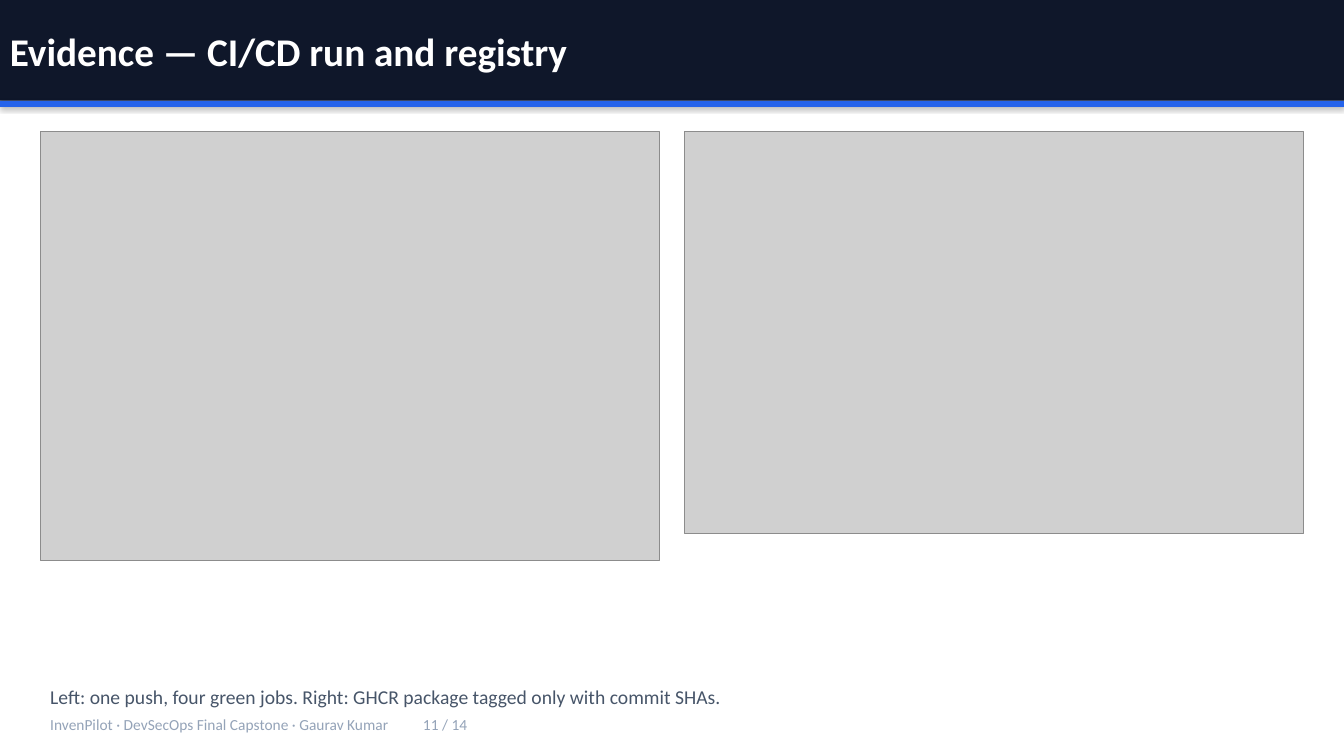
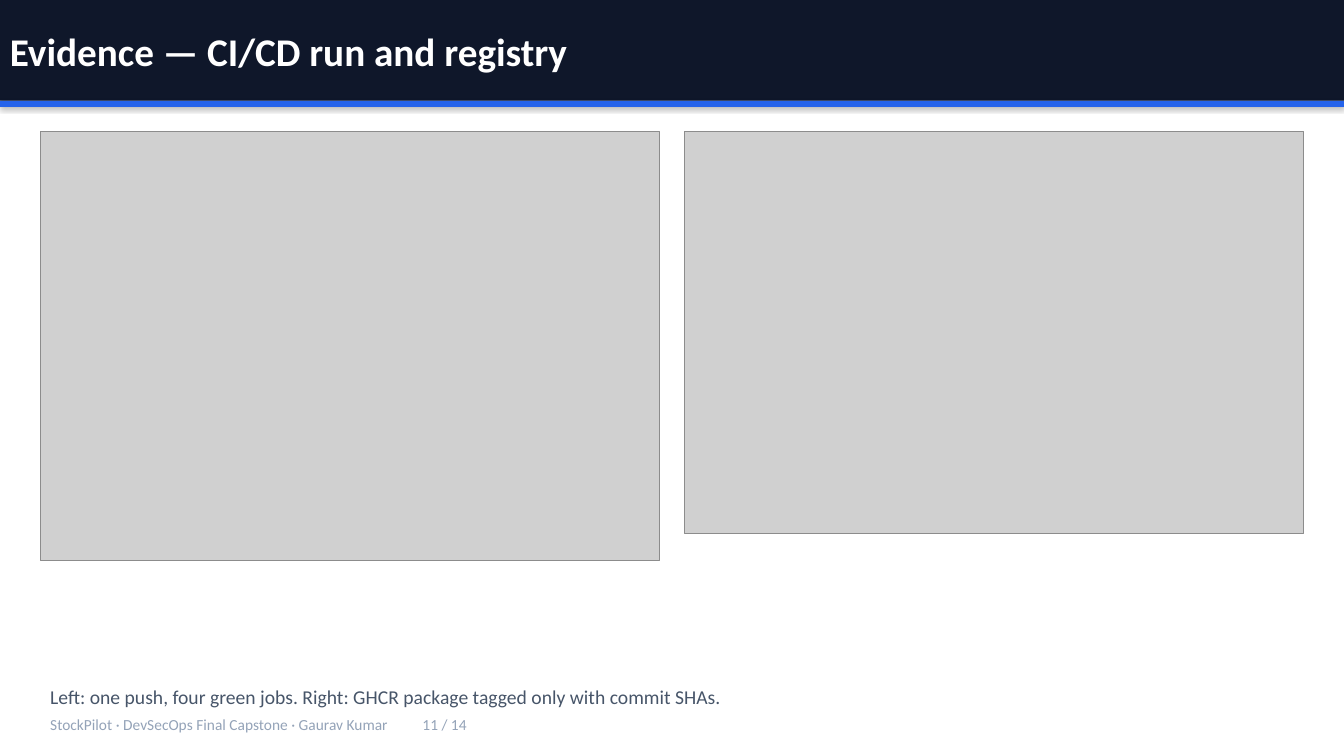
Before and after one commit to Gaurakumar-s/invenpilot-devsecops, a slide deck: slide 11 of demo/slides.pptx. Drawn at 1344x756 pixels with LibreOffice and Linux fonts; fonts in the diff are those of the drawing; grey boxes stand for pictures. Boxes give left, top, right and bottom in pixels: in the first picture for what was removed or moved away, otherwise in the second. Text is boxed around its words. In the diff, an @@ line names an element or a change of style, - is before the commit and + after.

Commit message:
revert: restore the StockPilot project name everywhere; repository stays invenpilot-devsecops

```diff
--- a/demo/slides.pptx
+++ b/demo/slides.pptx
@@ text at bbox=[50, 719, 467, 733]: text changed @@
-InvenPilot · DevSecOps Final Capstone · Gaurav Kumar 11 / 14
+StockPilot · DevSecOps Final Capstone · Gaurav Kumar 11 / 14
```
Also in this commit, not shown: 13 other slides changed, 55 other files.
